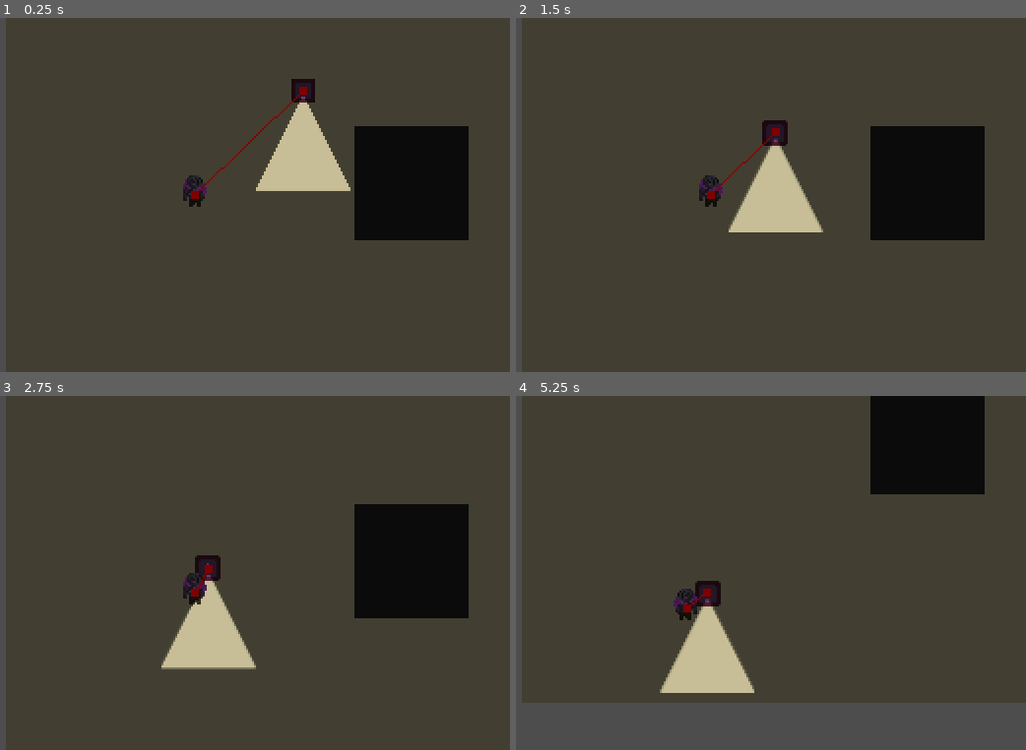
Above: before the commit, frames 1-4 (two rows, left to right).
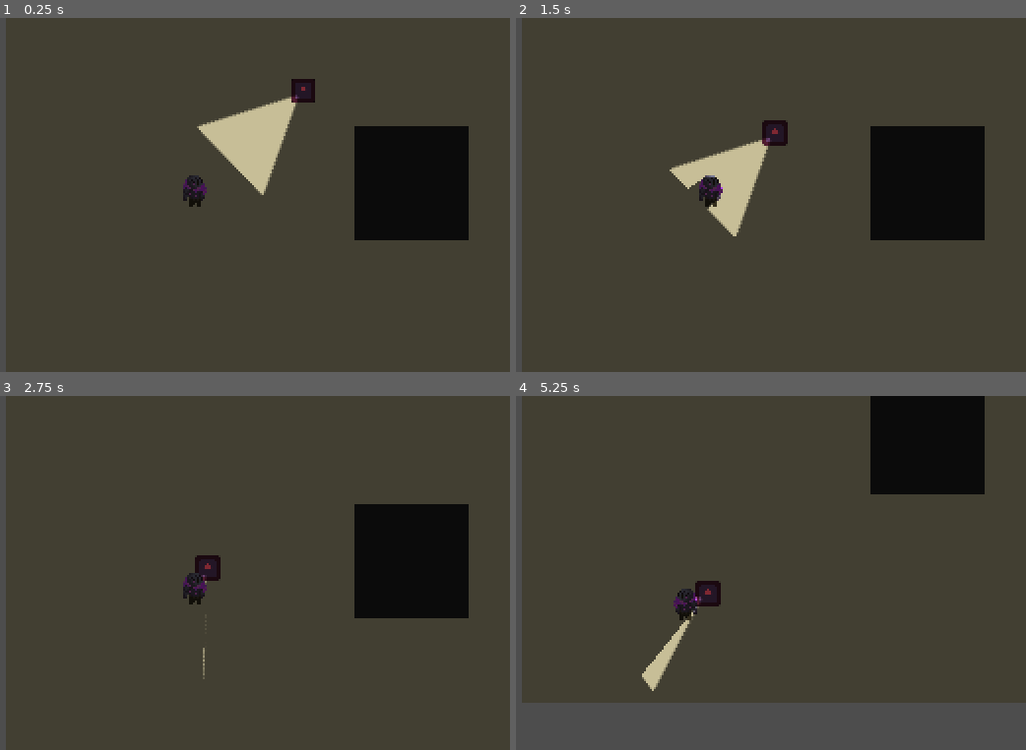
Above: after the commit, the same moments.

Repository: SimchadeLange/GamepieGamejam
Game: Godot game, scene res://scenes/levels/main.tscn
Same seed, same stepped clock (60 frames per second), same inputs: the game is played once before the commit and once after it. The engine's default icon, where the game draws it, is replaced by a stand-in: a white triangle on a blue panel in a dark square.
Inputs (mouse positions are in pixels of both pictures, inside the frame that each line leads up to):
- Up to frame 1 (0.25 s): no input
- Up to frame 2 (1.5 s): move the mouse to (847, 177) at 0.52 s; press the mouse at (847, 177) at 0.53 s; hold Right (move_right) 0.53-1.28 s; move the mouse to (587, 212) at 1.27 s; release the mouse at (587, 212) at 1.28 s; hold Down (move_down) from 1.28 s (still down); tap Space (roll) at 1.35 s
- Up to frame 3 (2.75 s): move the mouse to (260, 495) at 2.02 s; release Down (move_down) at 2.03 s; press the mouse at (260, 495) at 2.03 s; hold Right (move_right) from 2.03 s (still down)
- Up to frame 4 (5.25 s): move the mouse to (679, 643) at 2.77 s; release Right (move_right) at 2.78 s; release the mouse at (679, 643) at 2.78 s; hold Up (move_up) 2.78-3.53 s; tap Space (roll) at 2.85, 4.35 s; move the mouse to (898, 626) at 3.52 s; press the mouse at (898, 626) at 3.53 s; hold Left (move_left) 3.53-5.03 s; move the mouse to (521, 519) at 4.27 s; release the mouse at (521, 519) at 4.28 s; move the mouse to (740, 573) at 5.02 s; press the mouse at (740, 573) at 5.03 s; hold Down (move_down) from 5.03 s (still down)

The runs differ from the first frame. In frame 1, 5.0% of the frame differs, in the area x 37-69%, y 19-52%; in frame 2, 4.6%; in frame 3, 2.7%; in frame 4, 3.2%.

Commit message:
made enemy light look at player

Diff:
--- a/game_jam_00/scenes/enemy_00.tscn
+++ b/game_jam_00/scenes/enemy_00.tscn
@@ -27,10 +27,9 @@
 
 [node name="PointLight2D" type="PointLight2D" parent="." unique_id=1170061750]
 texture_filter = 1
-position = Vector2(0, 11)
 shadow_enabled = true
 texture = ExtResource("7_ots75")
-offset = Vector2(0, 16)
+offset = Vector2(0, 28)
 
 [node name="Sprite2D" type="Sprite2D" parent="." unique_id=1511814066]
 self_modulate = Color(0.9999694, 0.31265548, 0.39448527, 1)
@@ -48,8 +47,8 @@
 metadata/_custom_type_script = "uid://doiclrfibubxr"
 
 [node name="PathfindingComponent" type="NavigationAgent2D" parent="." unique_id=423569108 node_paths=PackedStringArray("character", "movement_component")]
+path_desired_distance = 40.0
 avoidance_enabled = true
-debug_enabled = true
 script = ExtResource("8_q04cj")
 character = NodePath("..")
 movement_component = NodePath("../MovementComponent")
--- a/game_jam_00/scripts/enemy/enemy_00/enemy_00.gd
+++ b/game_jam_00/scripts/enemy/enemy_00/enemy_00.gd
@@ -12,7 +12,8 @@
 func _physics_process(delta: float) -> void:
 	movement_component.movement_process(delta)
 	pathfinding_component.chase_target()
-
+	$PointLight2D.look_at(-movement_component.dir + global_position)
+	$PointLight2D.rotate(PI / 2)
 	if movement_component.prev_dir.x > 0:
 		sprite.flip_h = false
 	elif movement_component.prev_dir.x < 0:
